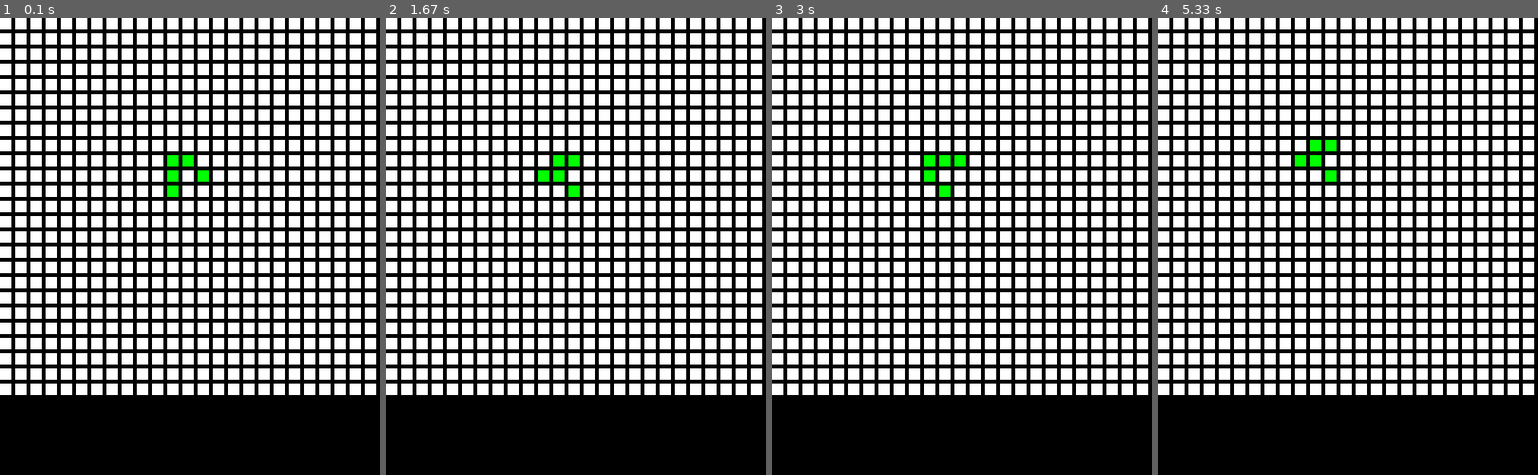
Above: before the commit, frames 1-4 (left to right).
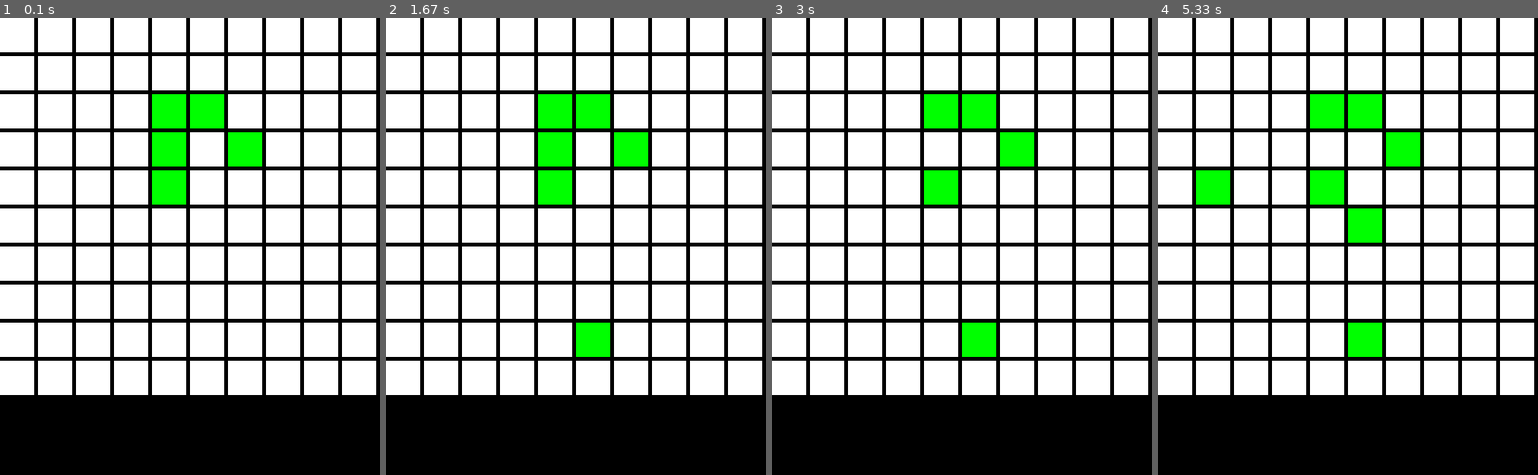
Above: after the commit, the same moments.

Repository: bloominstituteoftechnology/CS-Build-Week-1
Game: pygame game, started from draft.py
Two runs of this game, one before a commit and one after it. Both use one fixed random seed, a clock stepped at 60 frames per second and the inputs below.
Inputs (mouse positions are in pixels of both pictures, inside the frame that each line leads up to):
- Up to frame 1 (0.1 s): no input
- Up to frame 2 (1.67 s): click (614, 347) at 0.88 s
- Up to frame 3 (3 s): press the mouse at (1000, 347) at 1.7 s; move the mouse to (973, 255) at 1.8 s; release the mouse at (950, 168) at 1.93 s
- Up to frame 4 (5.33 s): press the mouse at (1386, 347) at 3.47 s; move the mouse to (1306, 269) at 3.57 s; release the mouse at (1230, 187) at 3.7 s; press the mouse at (1386, 347) at 4.3 s; move the mouse to (1374, 287) at 4.4 s; release the mouse at (1363, 228) at 4.53 s; press the mouse at (1386, 347) at 5.27 s

The runs differ from the first frame. In frame 1, 35% of the frame differs, in the area x 0-99%, y 0-83%; in frame 2, 35%; in frame 3, 35%; in frame 4, 36%.

Commit message:
Can enter and exit edit mode. Effectively pausing and unpausing. Can now click on a cell to toggle it

Diff:
--- a/draft.py
+++ b/draft.py
@@ -66,7 +66,7 @@
 
 def main():
     gen = 0
-    max = 25
+    max = 10
     l = [ [0] * max for i in range(max) ]
     window = 500
 
@@ -90,18 +90,36 @@
     l[mid-2][mid+1] = 1
     l[mid-1][mid+2] = 1
 
+    edit = True
     while True:
         for event in pygame.event.get():
             if event.type == pygame.QUIT:
                 return 0
+            if event.type == pygame.MOUSEBUTTONUP:
+                x = pygame.mouse.get_pos()[0]
+                y = pygame.mouse.get_pos()[1]
+                if y > window:
+                    print(f"X: {x} Y: {y}")
+                    edit = not edit
+                if edit and y < window:
+                    x2 = int(x / (size + 5))
+                    y2 = int(y / (size + 5))
+                    print(f"X:{x2} Y:{y2}")
+                    l[y2][x2] = 0 if l[y2][x2] is 1 else 1
+
+
         for i  in range(max):
             for j in range(max):
                 color = 'green' if l[i][j] == 1 else 'white'
                 pygame.draw.rect(screen, pygame.Color(color), pygame.Rect(j*(5+size), i*(5+size), size, size))
 
+        if edit:
+            print("Edit mode is ON")
+
+        else:
+            l = update_board(max, l)
+            gen += 1
         pygame.display.flip()
-        l = update_board(max, l)
-        gen += 1
         time.sleep(1)
 
 if __name__ == '__main__':
